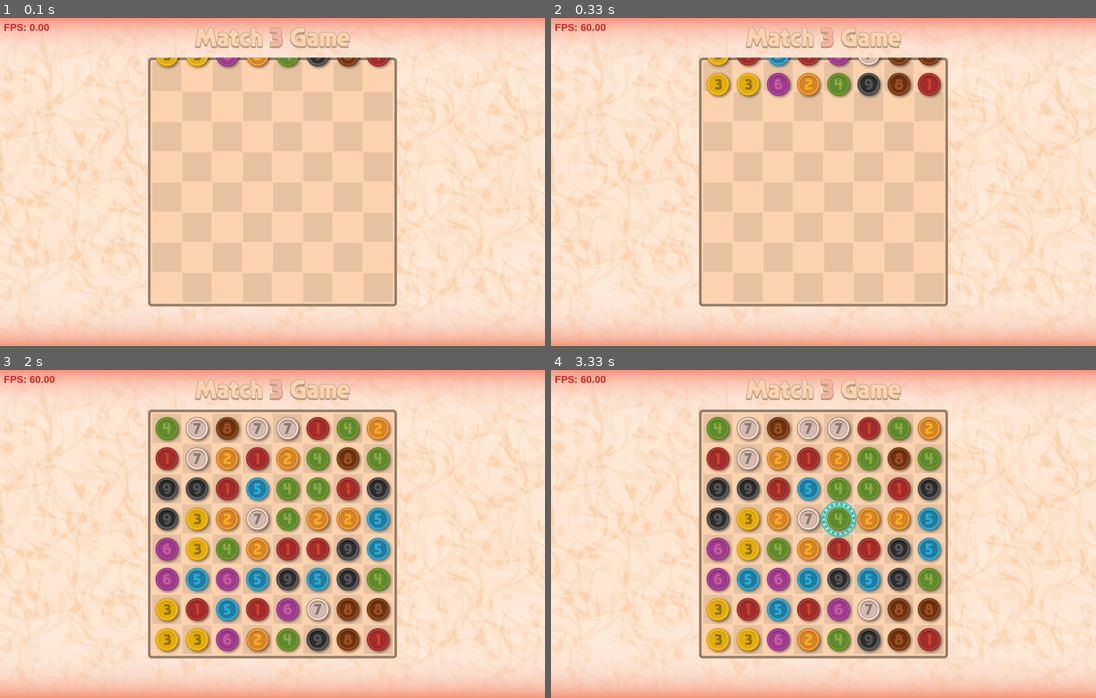
Above: before the commit, frames 1-4 (two rows, left to right).
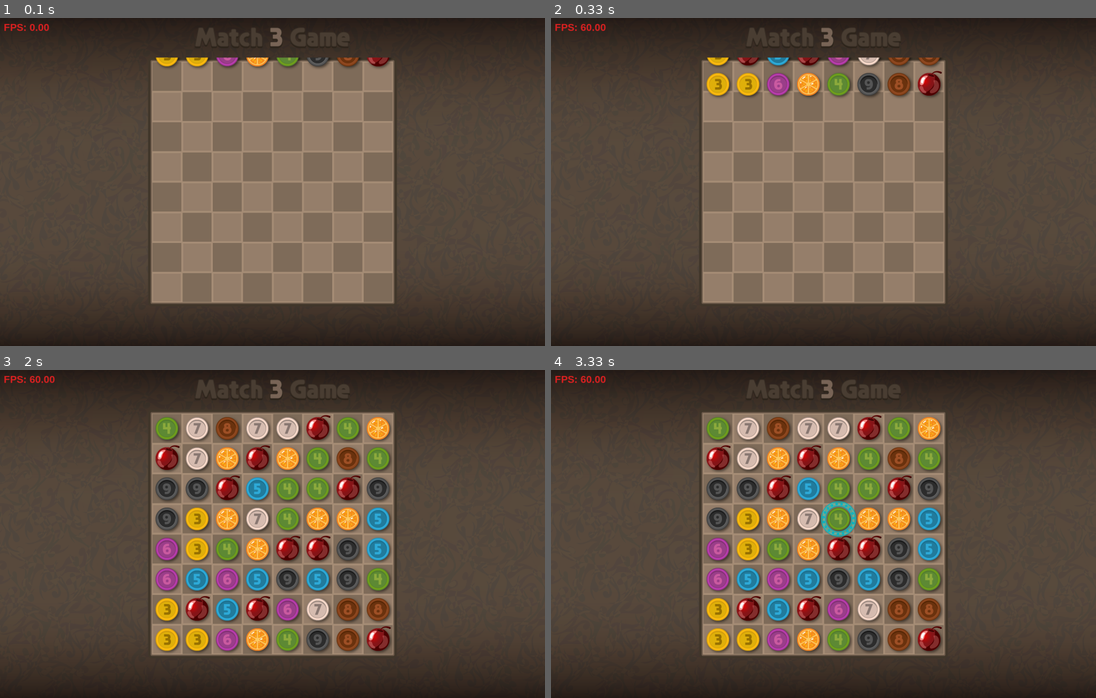
Above: after the commit, the same moments.

Repository: petrnita/Match3-Pygame-W.I.P.
Game: pygame game, started from main.py
Two runs of this game, one before a commit and one after it. Both use one fixed random seed, a clock stepped at 60 frames per second and the inputs below.
Inputs (mouse positions are in pixels of both pictures, inside the frame that each line leads up to):
- Up to frame 1 (0.1 s): no input
- Up to frame 2 (0.33 s): no input
- Up to frame 3 (2 s): no input
- Up to frame 4 (3.33 s): click (1014, 619) at 2.45 s; move the mouse to (937, 474) at 2.77 s; click (850, 520) at 3.28 s

The runs differ from the first frame. In frame 1, 99% of the frame differs, in the area x 0-100%, y 0-100%; in frame 2, 98%; in frame 3, 89%; in frame 4, 89%.

Commit message:
modified:   check_matching.py 	modified:   consts.py 	modified:   gfx/back.png 	modified:   gfx/board.png 	modified:   gfx/gems.png

Diff:
--- a/check_matching.py
+++ b/check_matching.py
@@ -63,16 +63,17 @@
 class Check_Matching():
     @classmethod
     def check(cls, board: list[Gem]) -> bool:
-        import sys
-        for x in range(int(GAME.BOARD_SIZE.x)):
-            for y in range(int(GAME.BOARD_SIZE.y)):
-                for m in mask:
+        for field_x in range(int(GAME.BOARD_SIZE.x)):
+            for field_y in range(int(GAME.BOARD_SIZE.y)):
+                for _mask in mask:
                     masked = set()
-                    for ir in range(len(m)):
-                        for ic in range(len(m[0])):
-                            if ir+y < int(GAME.BOARD_SIZE.y) and ic+x < int(GAME.BOARD_SIZE.x):
-                                if board[ic+x][ir+y] != None:
-                                    masked.add(board[ic+x][ir+y].number*m[ir][ic])
+                    for row in range(len(_mask)):
+                        for column in range(len(_mask[0])):
+                            masking_field = _mask[row][column]
+                            if row+field_y < int(GAME.BOARD_SIZE.y) and column+field_x < int(GAME.BOARD_SIZE.x):
+                                field = board[column+field_x][row+field_y]
+                                if field != None:
+                                    masked.add(field.number*masking_field)
                                 else:
                                     break
                             else:
--- a/consts.py
+++ b/consts.py
@@ -21,7 +21,7 @@
 class Colors():
     def __init__(self):
         self.TRANSPARENT = (0, 0, 0, 0)
-        self.SKIN_MEDIUM = '#e8c4a3'
+        self.SKIN_MEDIUM = '#806d5b'
 
 
 class Game_Props():
Binary file changed: gfx/back.png
Binary file changed: gfx/board.png
Binary file changed: gfx/gems.png
